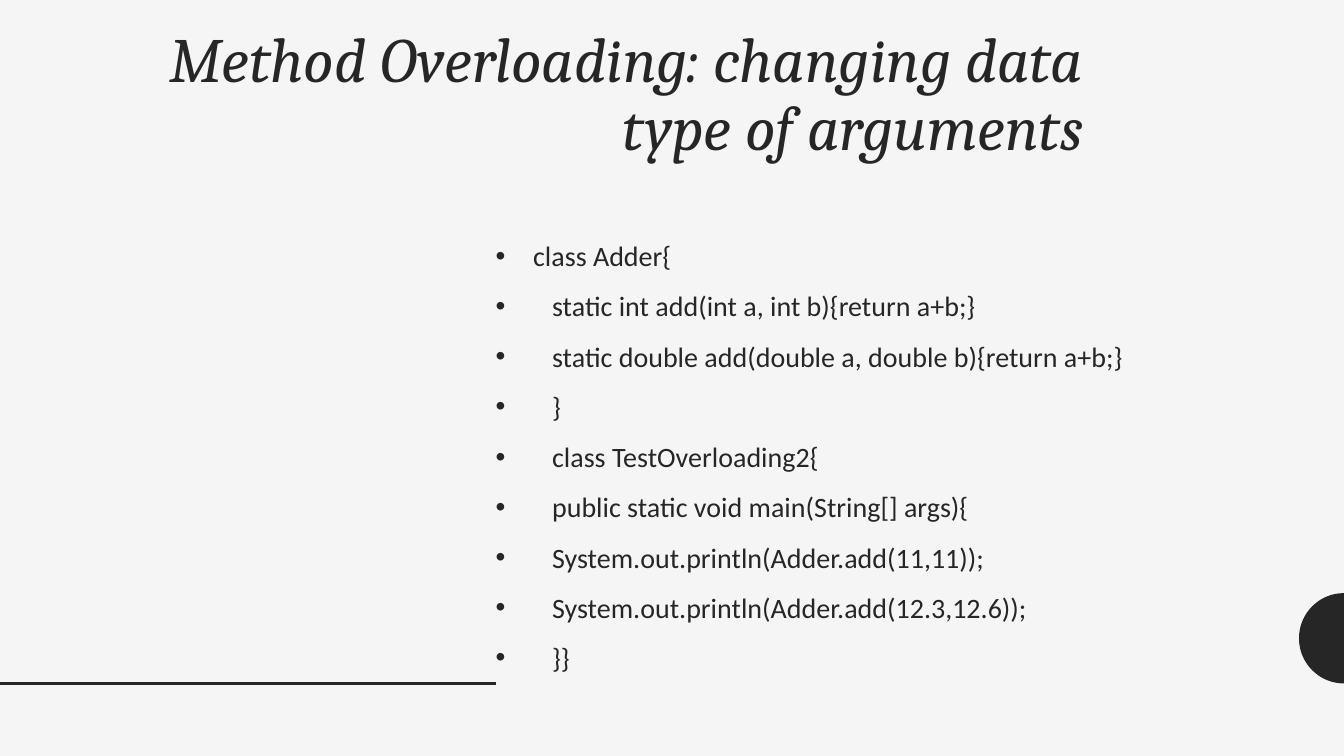
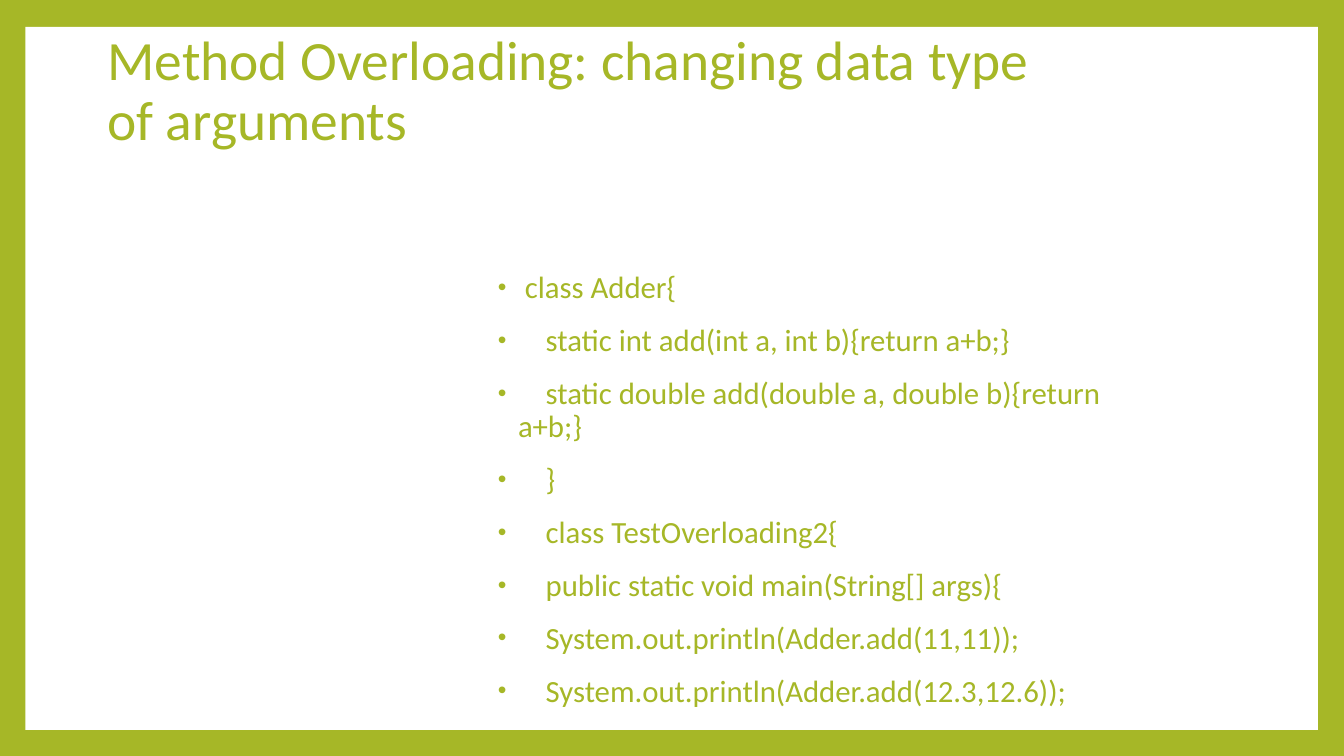
Before and after one commit to ramimhossain12/Java-Programming-Tutorial-OOP-Exercises, a slide deck: slide 7 of java tutarial for OOP/polymorphism.pptx. Drawn at 1344x756 pixels with LibreOffice and Linux fonts; fonts in the diff are those of the drawing. Boxes give left, top, right and bottom in pixels: in the first picture for what was removed or moved away, otherwise in the second. Text is boxed around its words. In the diff, an @@ line names an element or a change of style, - is before the commit and + after.

Commit message:
theme change polymorphism

```diff
--- a/java tutarial for OOP/polymorphism.pptx
+++ b/java tutarial for OOP/polymorphism.pptx
@@ background #F5F5F5 to #A6B727 @@
@@ rectangle added at box(25, 27, 1318, 730), fill #FFFFFF @@
@@ title "Method Overloading: changing data type ..." at box(107, 41, 1028, 150): size 45 to 39.6 pt, font Cambria to Calibri, text colour #262626 to #A6B727, italic off; alignment right to left; vertical alignment top to middle @@
@@ text "class Adder{": place and size @@
-text "class Adder{" at box(533, 245, 1122, 623)
+text "class Adder{" at box(518, 275, 1100, 707)
@@ text "class Adder{" at box(518, 275, 1100, 707): size 20 to 22 pt, text colour #262626 to #A6B727; indent changed; line spacing 1.12 to 0.9; more space between paragraphs @@
@@ freeform shape removed at box(1300, 593, 1344, 684) @@
@@ line removed from (0, 684) to (496, 684) @@
```
Also in this commit, not shown: 24 other slides changed, 1 slide added, 1 slide removed.
